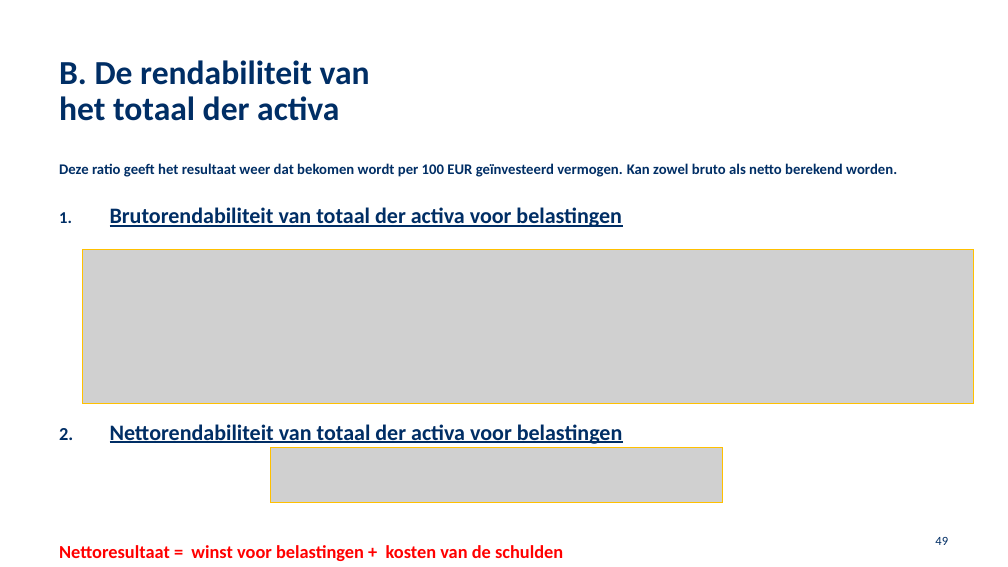
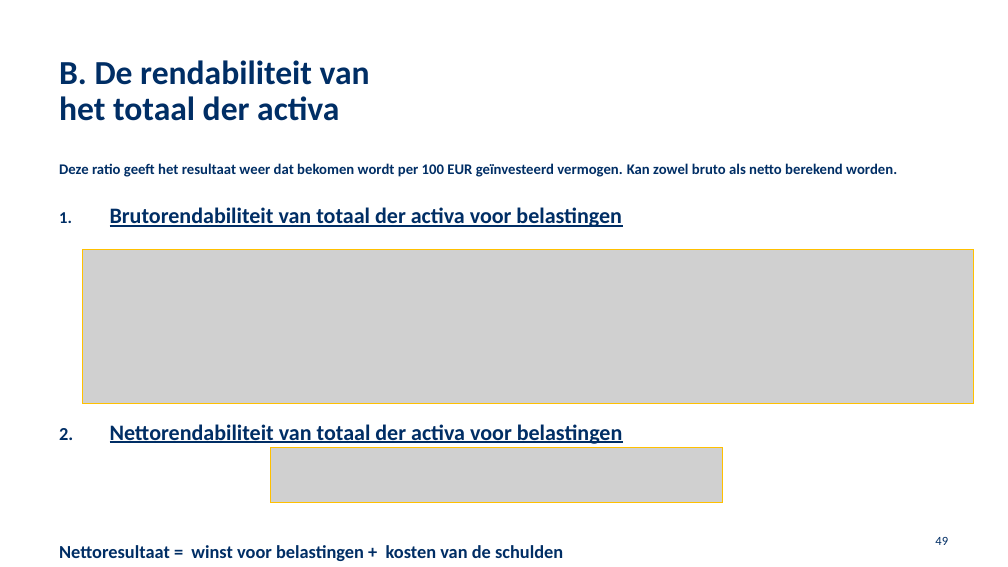
Before and after one commit to JasonLiu1229/University-Vault, a slide deck: slide 49 of School 2024-2025/FJ/Hoofdstuk 3 (2024 ).pptx. Drawn at 1008x567 pixels with LibreOffice and Linux fonts; fonts in the diff are those of the drawing; grey boxes stand for pictures; background and template pictures are left out. Boxes give left, top, right and bottom in pixels: in the first picture for what was removed or moved away, otherwise in the second. Text is boxed around its words. In the diff, an @@ line names an element or a change of style, - is before the commit and + after.

```diff
--- a/School 2024-2025/FJ/Hoofdstuk 3 (2024 ).pptx
+++ b/School 2024-2025/FJ/Hoofdstuk 3 (2024 ).pptx
@@ text at [59, 545, 563, 561]: text colour #FF0000 to #002E65 in "Nettoresultaat = winst voor belastingen + kosten ..." @@
```
Also in this commit, not shown: 1 other slide changed, 4 other files.
